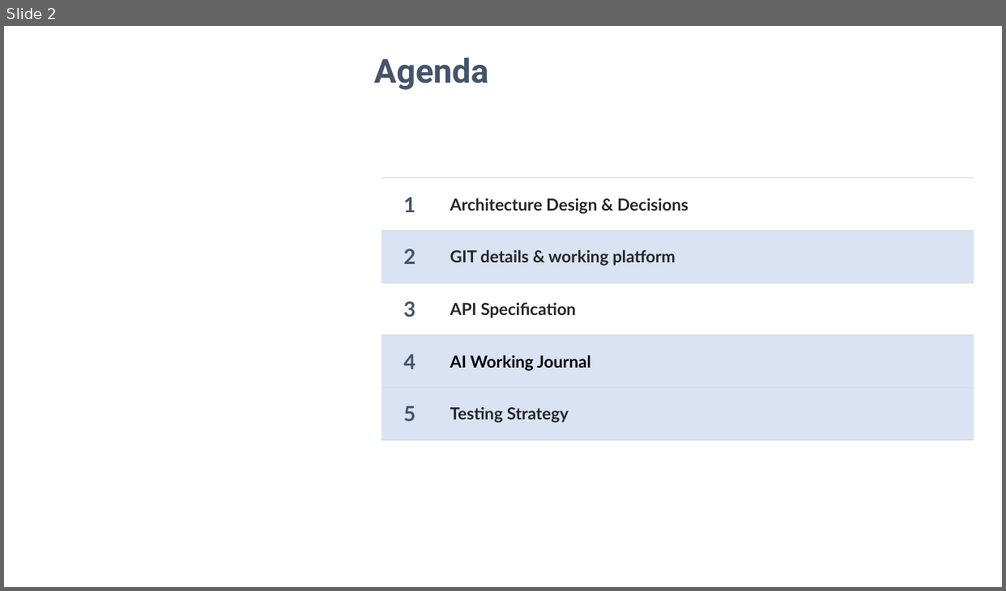
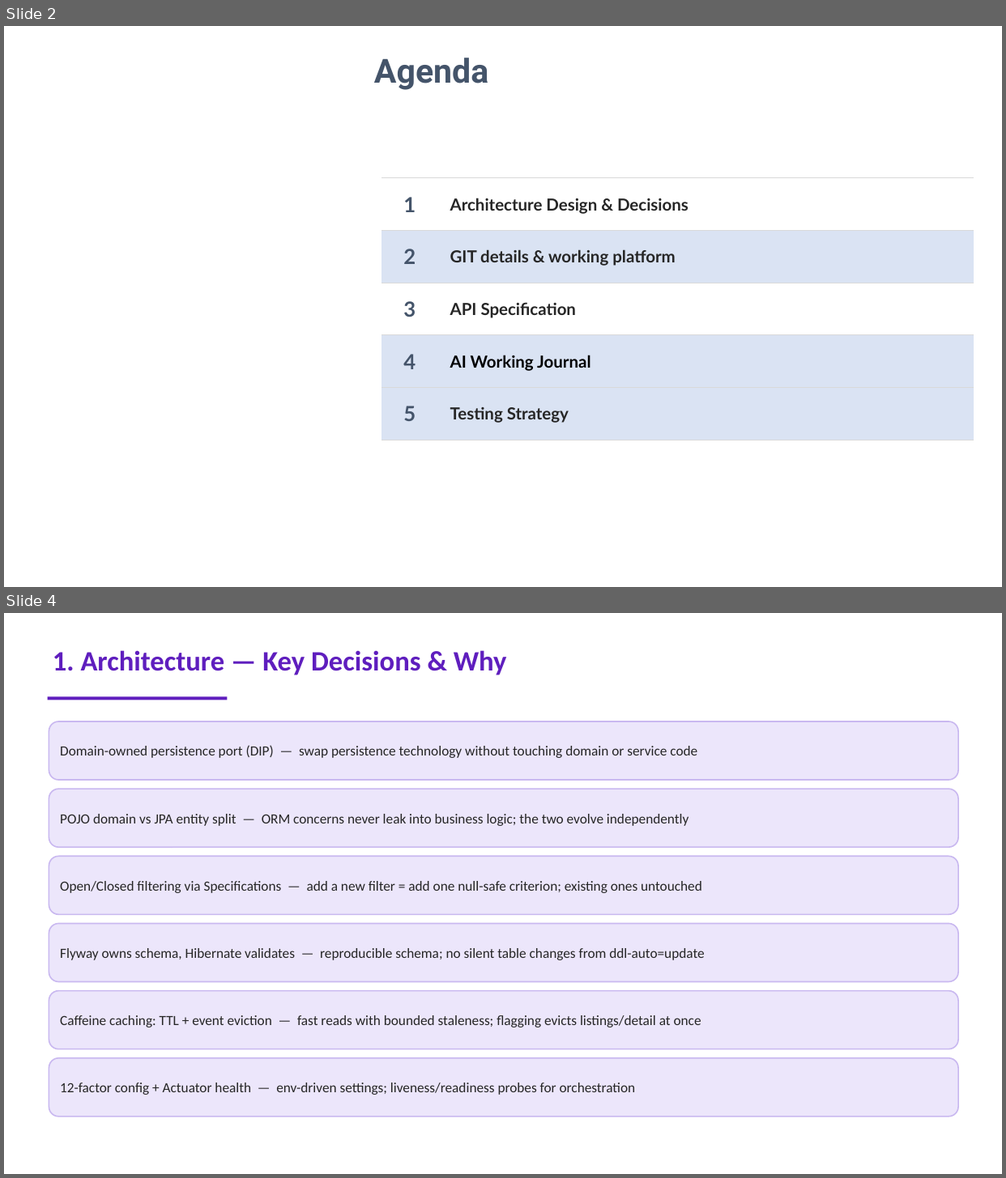
Before and after one commit to meetravig-collab/InsurancePolicyListDemo, a slide deck: docs/Policy-Overview-Dashboard.pptx. Shown one above the other, each under a label of ours: slide 2 before the commit, slides 2 and 4 after it; the slides between them are not shown. The pictures are 1006x591 and 1006x1178 pixels, drawn with LibreOffice and Linux fonts; fonts in the diff are those of the drawing; background and template pictures are left out. Boxes give left, top, right and bottom in pixels: in the first picture for what was removed or moved away, otherwise in the second. Text is boxed around its words. In the diff, an @@ line names an element or a change of style, - is before the commit and + after.

```diff
--- a/docs/Policy-Overview-Dashboard.pptx
+++ b/docs/Policy-Overview-Dashboard.pptx
@@ slide 4 added at bbox=[4, 613, 1002, 1174], background #FFFFFF @@
@@ text added at bbox=[53, 650, 507, 675], 27 pt, text #5F1EBE, bold @@
+1. Architecture — Key Decisions & Why
@@ rectangle added at bbox=[48, 697, 227, 700], fill #5F1EBE @@
@@ rounded rectangle added at bbox=[49, 722, 958, 780], fill #ECE6FB, outline #C9B8F0 1.25 pt, 13.5 pt, text #262626 @@
+Domain-owned persistence port (DIP) — swap persistence technology without touching domain or service code
@@ rounded rectangle added at bbox=[49, 789, 958, 847], fill #ECE6FB, outline #C9B8F0 1.25 pt, 13.5 pt, text #262626 @@
+POJO domain vs JPA entity split — ORM concerns never leak into business logic; the two evolve independently
@@ rounded rectangle added at bbox=[49, 856, 958, 914], fill #ECE6FB, outline #C9B8F0 1.25 pt, 13.5 pt, text #262626 @@
+Open/Closed filtering via Specifications — add a new filter = add one null-safe criterion; existing ones untouched
@@ rounded rectangle added at bbox=[49, 924, 958, 982], fill #ECE6FB, outline #C9B8F0 1.25 pt, 13.5 pt, text #262626 @@
+Flyway owns schema, Hibernate validates — reproducible schema; no silent table changes from ddl-auto=update
@@ rounded rectangle added at bbox=[49, 991, 958, 1050], fill #ECE6FB, outline #C9B8F0 1.25 pt, 13.5 pt, text #262626 @@
+Caffeine caching: TTL + event eviction — fast reads with bounded staleness; flagging evicts listings/detail at once
@@ rounded rectangle added at bbox=[49, 1059, 958, 1117], fill #ECE6FB, outline #C9B8F0 1.25 pt, 13.5 pt, text #262626 @@
+12-factor config + Actuator health — env-driven settings; liveness/readiness probes for orchestration
```
Also in this commit, not shown: 3 slides changed, 3 other slides added, 3 slides removed.
